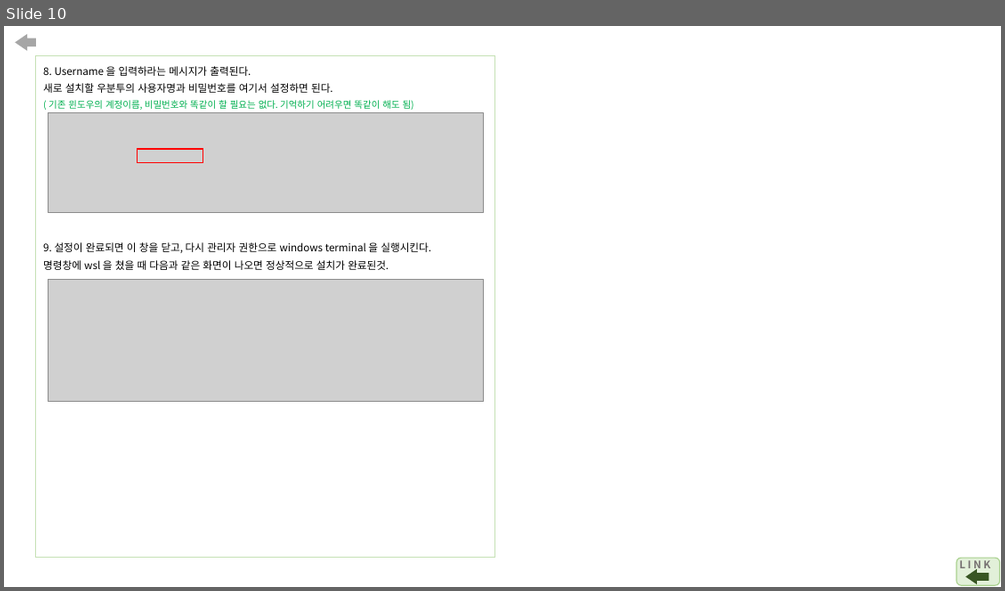
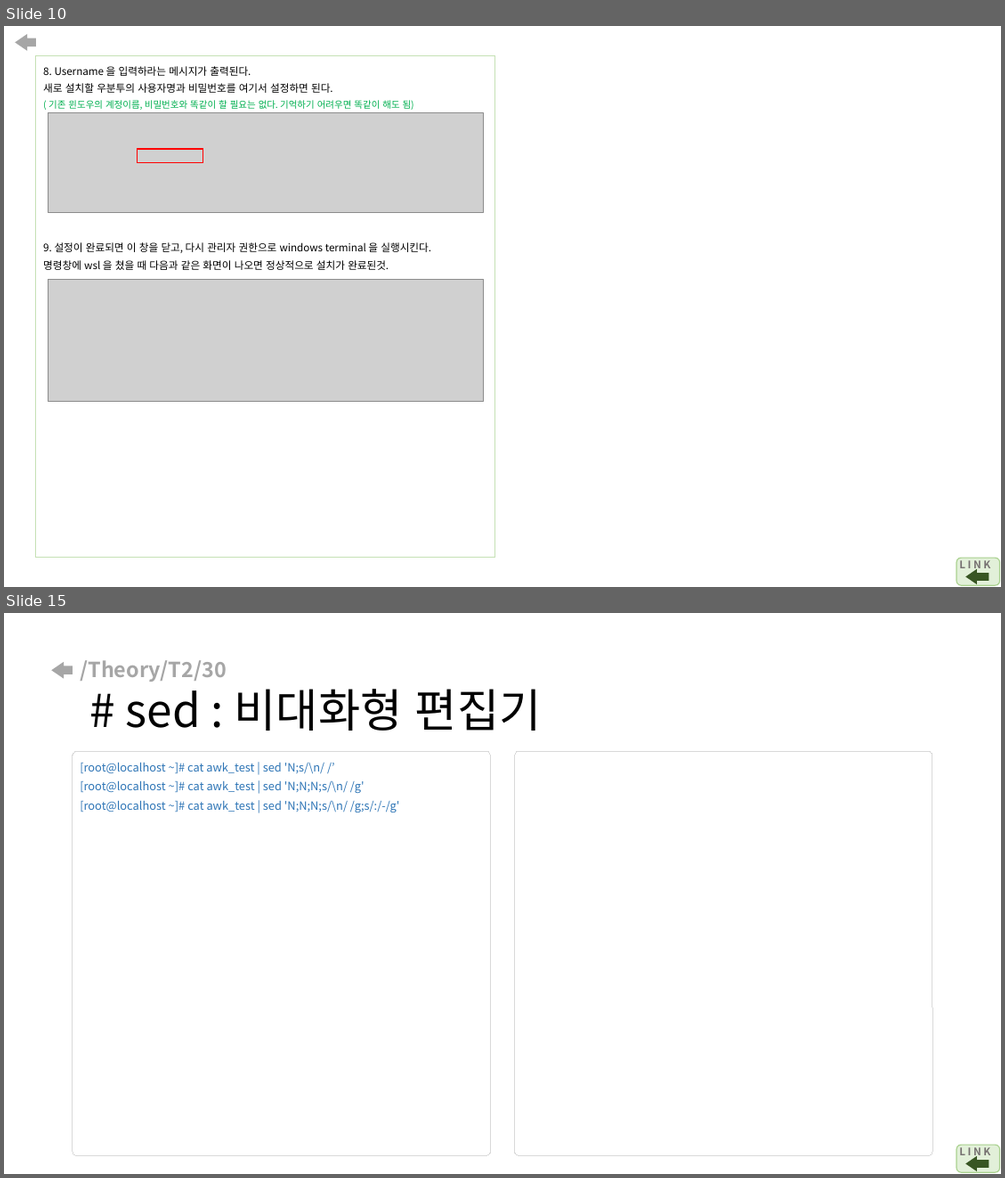
Before and after one commit to arizona95/CyberTraining, a slide deck: Lecture/student_class_ppt_21_2/국방사이버보안 과제.pptx. Shown one above the other, each under a label of ours: slide 10 before the commit, slides 10 and 15 after it; the slides between them are not shown. The pictures are 1005x591 and 1005x1178 pixels, drawn with LibreOffice and Linux fonts; fonts in the diff are those of the drawing; grey boxes stand for pictures. Boxes give left, top, right and bottom in pixels: in the first picture for what was removed or moved away, otherwise in the second. Text is boxed around its words. In the diff, an @@ line names an element or a change of style, - is before the commit and + after.

```diff
--- a/Lecture/student_class_ppt_21_2/국방사이버보안 과제.pptx
+++ b/Lecture/student_class_ppt_21_2/국방사이버보안 과제.pptx
@@ slide 15 added at (4, 613, 1001, 1174), background #FFFFFF @@
@@ right arrow added at (51, 662, 72, 679), fill #A6A6A6 @@
@@ title added at (80, 660, 542, 730), 20 pt, text #A6A6A6, bold @@
+/Theory/T2/30
+# sed : 비대화형 편집기
@@ rounded rectangle added at (73, 751, 491, 1155), outline #D9D9D9 0 pt @@
@@ text added at (80, 762, 400, 812), 11 pt, text #2E75B6 @@
+[root@localhost ~]# cat awk_test | sed 'N;s/\n/ /’
+[root@localhost ~]# cat awk_test | sed 'N;N;N;s/\n/ /g'
+[root@localhost ~]# cat awk_test | sed 'N;N;N;s/\n/ /g;s/:/-/g'
@@ rounded rectangle added at (515, 751, 933, 1155), outline #D9D9D9 0 pt @@
@@ rounded rectangle added at (956, 1144, 1000, 1172), fill #E2F0D9, outline #A9D18E 1 pt @@
@@ text added at (959, 1144, 990, 1159), 10 pt, text #767171, bold @@
+L I N K
@@ right arrow added at (966, 1156, 989, 1171), fill #385723 @@
```
Also in this commit, not shown: 2 slides changed, 6 other slides added, 22 slides removed.
